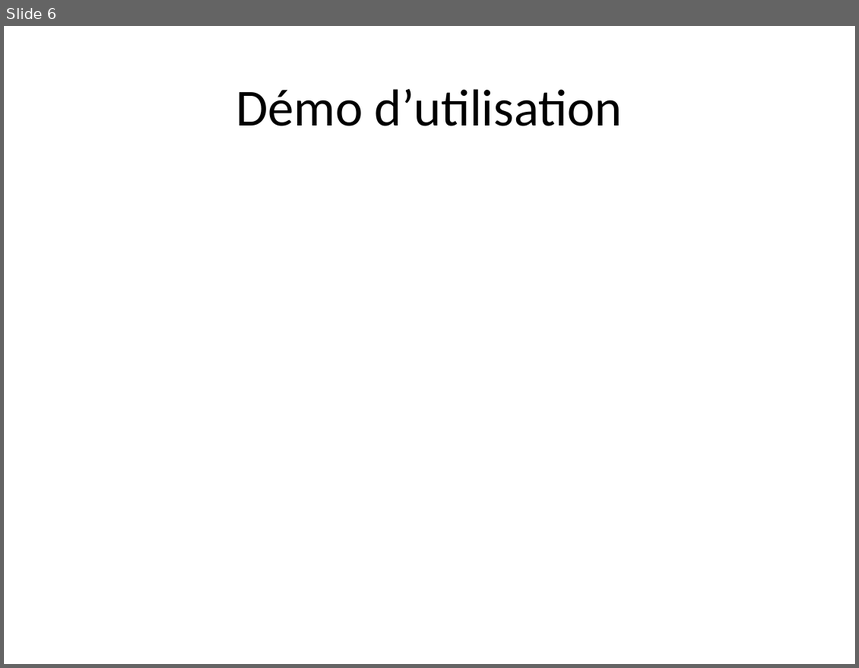
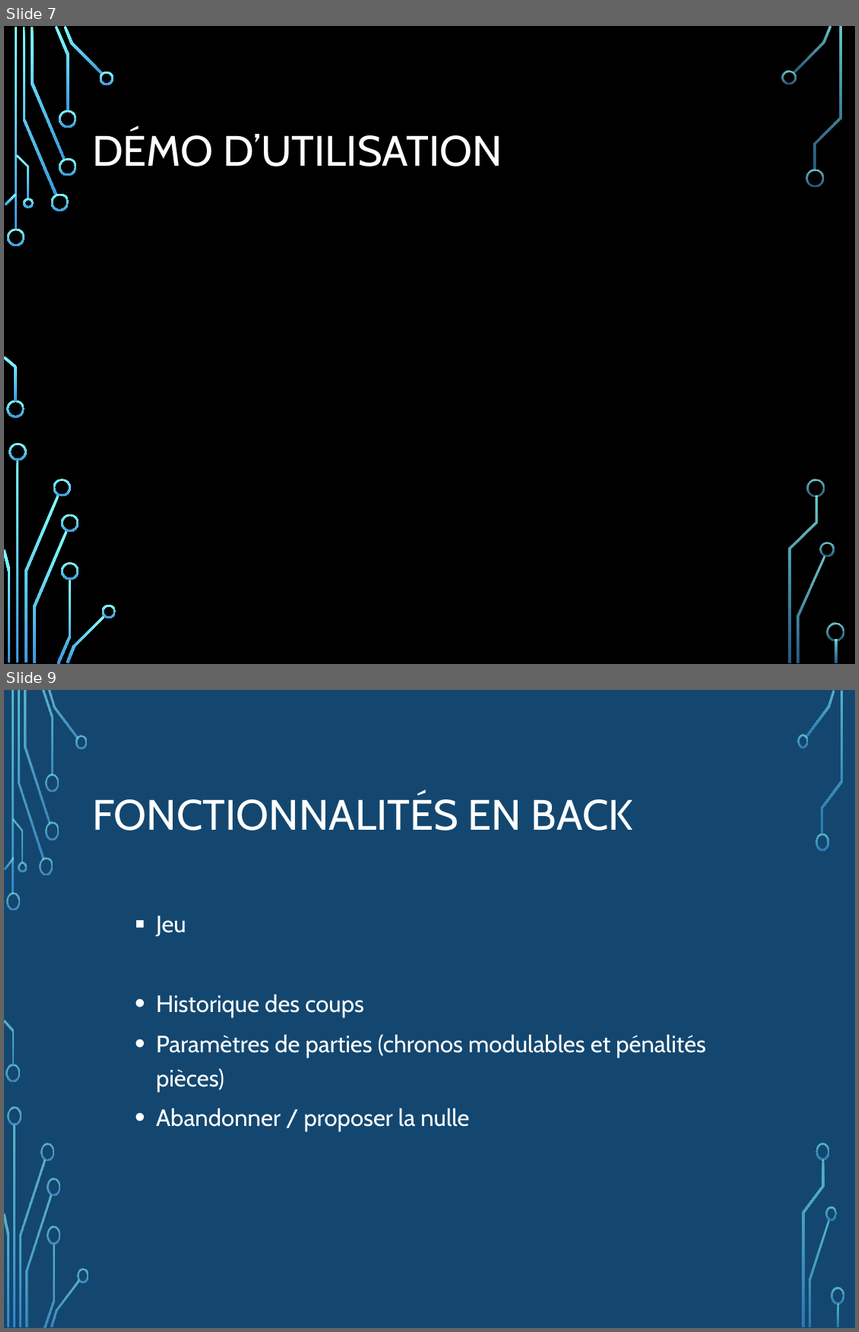
Before and after one commit to NicoPerret/projet-echec, a slide deck: Diapo présentation projet.pptx. Shown one above the other, each under a label of ours: slide 6 before the commit, slides 7 and 9 after it; the slides between them are not shown. The pictures are 859x668 and 859x1332 pixels, drawn with LibreOffice and Linux fonts; fonts in the diff are those of the drawing; background and template pictures are left out. Boxes give left, top, right and bottom in pixels: in the first picture for what was removed or moved away, otherwise in the second. Text is boxed around its words. In the diff, an @@ line names an element or a change of style, - is before the commit and + after.

```diff
--- a/Diapo présentation projet.pptx
+++ b/Diapo présentation projet.pptx
@@ slide 9 added at (x1=4, y1=690, x2=855, y2=1328), background picture (left out); not listed: 17 template elements that a slide beside it also shows @@
@@ rectangle added at (x1=4, y1=690, x2=855, y2=1328), fill #134770 @@
@@ title added at (x1=92, y1=793, x2=633, y2=831), 36 pt, text #FFFFFF @@
+FONCTIONNALITÉS EN BACK
@@ text added at (x1=156, y1=916, x2=706, y2=1132), 20 pt, text #FFFFFF @@
+  ▪ Jeu
+  • Historique des coups
+  • Paramètres de parties (chronos modulables et pénalités pièces)
+  • Abandonner / proposer la nulle
@@ group added at (x1=4, y1=690, x2=88, y2=1328): 24 freeform shapes, 2 rectangles @@
@@ group added at (x1=797, y1=690, x2=845, y2=1328): 9 freeform shapes, 1 rectangle @@
@@ what was slide 6 is now slide 7 @@
@@ slide 7 changed as well @@
@@ background #FFFFFF to picture (left out) @@
@@ title at (x1=92, y1=129, x2=503, y2=167): text changed; size 44 to 36 pt; font Calibri to Cabin; text colour #000000 to #FFFFFF @@
-Démo d’utilisation
+DÉMO D’UTILISATION
@@ group added at (x1=4, y1=26, x2=844, y2=664): 33 freeform shapes, 3 rectangles @@
```
Also in this commit, not shown: 4 other slides changed, 9 other slides added, 2 slides removed.
